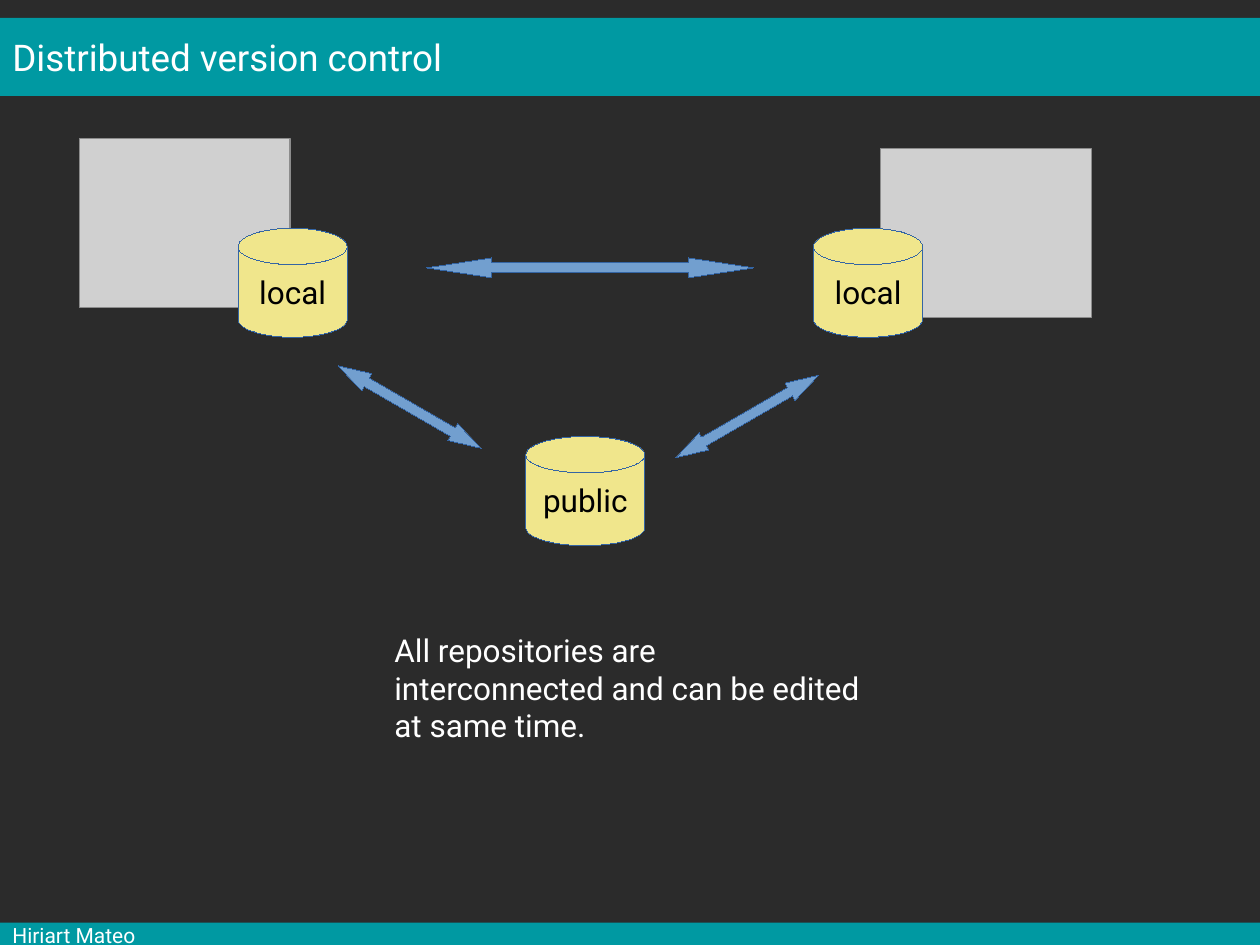
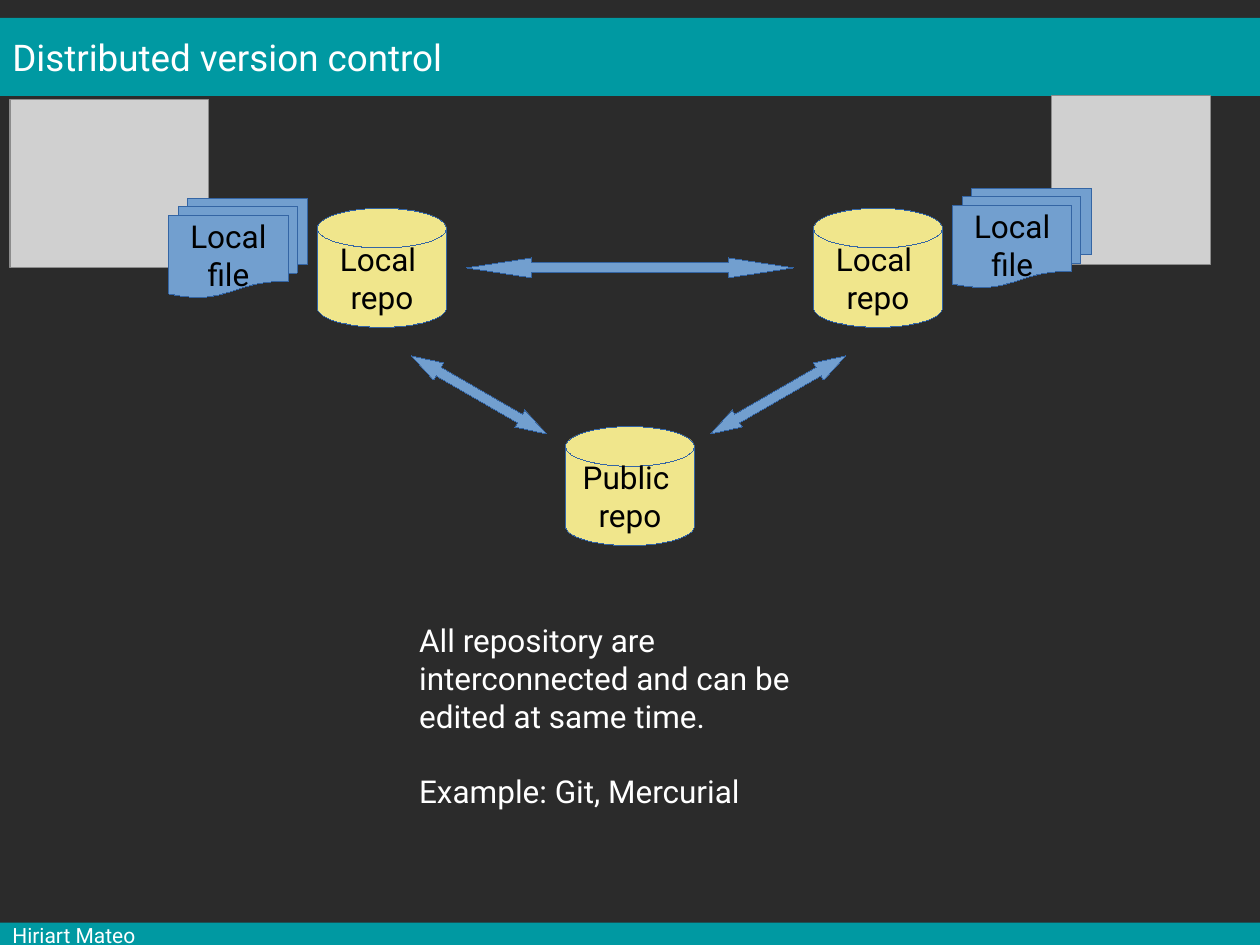
Before and after one commit to mesocentre-clermont-auvergne/formation_fair, a slide deck: slide 7 of fair_versionnage/versionnage_cours/cours.odp (slide 6 before the commit). Drawn at 1260x945 pixels with LibreOffice and Linux fonts; fonts in the diff are those of the drawing; grey boxes stand for pictures; background and template pictures are left out; a plain dark background stands for a picture behind light text. Boxes give left, top, right and bottom in pixels: in the first picture for what was removed or moved away, otherwise in the second. Text is boxed around its words. In the diff, an @@ line names an element or a change of style, - is before the commit and + after.

```diff
--- a/fair_versionnage/versionnage_cours/cours.odp
+++ b/fair_versionnage/versionnage_cours/cours.odp
@@ picture: place and size @@
-picture at (79,139,290,307)
+picture at (10,100,208,268)
@@ picture: place and size @@
-picture at (881,149,1091,318)
+picture at (1052,96,1211,265)
@@ flow chart multidocument added at (169,198,307,297), fill #729FCF, outline #3465A4 0 pt, 18 pt, text #000000 @@
+Local file
@@ cylinder "Local": place and size @@
-cylinder "Local" at (238,228,348,338)
+cylinder "Local" at (318,208,446,326)
@@ cylinder "Local": place and size @@
-cylinder "Local" at (814,228,924,338)
+cylinder "Local" at (814,208,942,326)
@@ flow chart multidocument added at (953,189,1091,289), fill #729FCF, outline #3465A4 0 pt, 18 pt, text #000000 @@
+Local file
@@ text in cylinder at (340,243,416,316): text changed @@
-local
+Local
+repo
@@ left right arrow: place and size @@
-left right arrow at (427,258,755,278)
+left right arrow at (466,258,794,278)
@@ text in cylinder at (836,243,912,316): text changed @@
-local
+Local
+repo
@@ left right arrow at (406,348,551,443): proportions changed @@
@@ left right arrow: place and size @@
-left right arrow at (334,357,487,457)
+left right arrow at (406,348,551,443)
@@ left right arrow: place and size @@
-left right arrow at (670,367,823,467)
+left right arrow at (705,348,850,443)
@@ left right arrow at (705,348,850,443): proportions changed @@
@@ cylinder "Public": place and size @@
-cylinder "Public" at (525,436,644,546)
+cylinder "Public" at (566,427,694,546)
@@ text in cylinder at (583,461,670,534): text changed @@
-public
+Public
+repo
@@ text at (419,628,789,810): text changed @@
-All repositories are interconnected and can be edited at same time.
+All repository are interconnected and can be edited at same time.
+Example: Git, Mercurial
```
Also in this commit, not shown: 17 other slides changed, 15 slides added.
